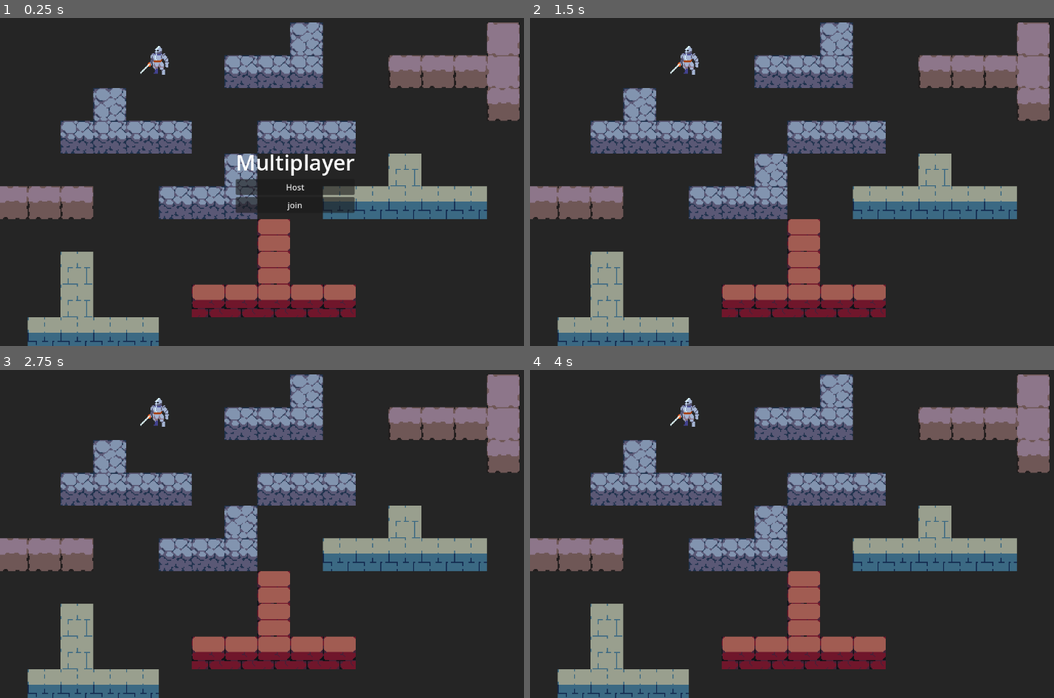
Above: before the commit, frames 1-4 (two rows, left to right).
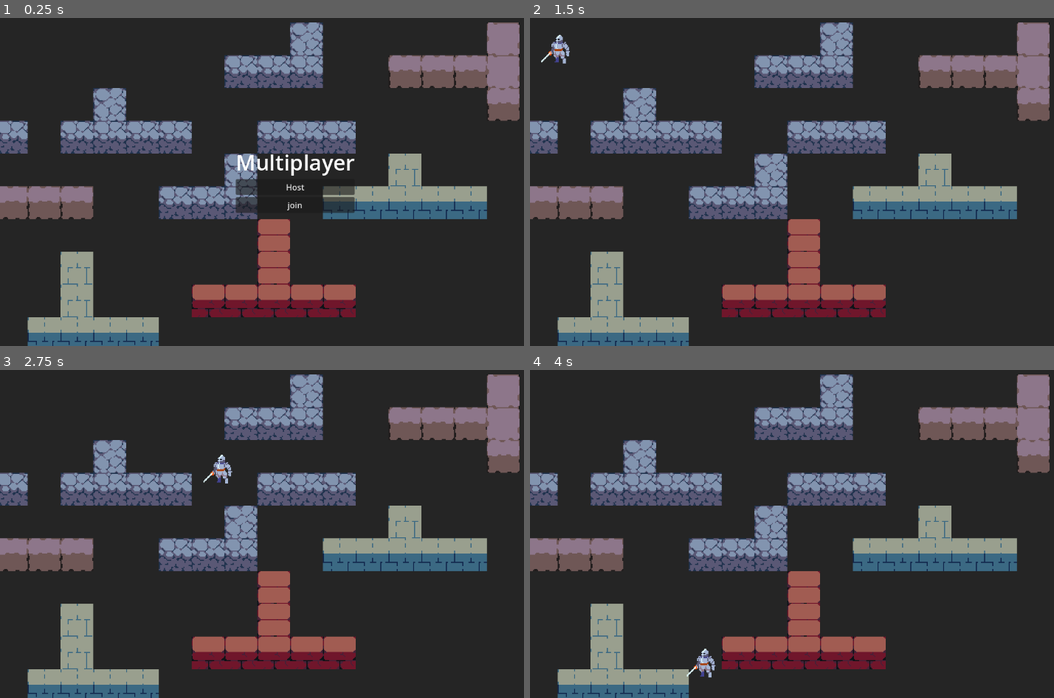
Above: after the commit, the same moments.

Repository: CosmoAdiX/Godot-Mulitplayer
Game: Godot game, scene res://scenes/world.tscn
Two runs of this game, one before a commit and one after it. Both use one fixed random seed, a clock stepped at 60 frames per second and the inputs below.
Inputs:
- Up to frame 1 (0.25 s): no input
- Up to frame 2 (1.5 s): click "Host" at 0.5 s; tap Enter (ui_accept) at 1.25 s; hold Right (ui_right) from 1.28 s (still down)
- Up to frame 3 (2.75 s): keep holding Right (ui_right); tap Enter (ui_accept) at 1.52, 2.27 s
- Up to frame 4 (4 s): release Right (ui_right) at 2.78 s; hold Left (ui_left) 2.78-3.53 s; hold Right (ui_right) from 3.53 s (still down); tap Enter (ui_accept) at 3.77 s

The runs differ from the first frame. In frame 1, 0.7% of the frame differs, in the area x 0-33%, y 8-42%; in frame 2, 0.9%, in the area x 0-33%, y 5-42%; in frame 3, 0.9%; in frame 4, 0.9%.

Commit message:
adding seperate controls for joining players

Diff:
--- a/scenes/player.gd
+++ b/scenes/player.gd
@@ -4,7 +4,7 @@
 const SPEED = 150.0
 const JUMP_VELOCITY = -350.0
 
-func _ready() -> void:
+func _enter_tree() -> void:
 	set_multiplayer_authority(int(str(name)))
 
 func move(a):
--- a/scenes/player.tscn
+++ b/scenes/player.tscn
@@ -4,7 +4,7 @@
 [ext_resource type="Script" uid="uid://db81k28ow5hhv" path="res://scenes/player.gd" id="1_g2els"]
 
 [sub_resource type="RectangleShape2D" id="RectangleShape2D_qhqgy"]
-size = Vector2(22, 28)
+size = Vector2(18, 27)
 
 [sub_resource type="SceneReplicationConfig" id="SceneReplicationConfig_g2els"]
 properties/0/path = NodePath(".:position")
@@ -20,7 +20,7 @@
 region_rect = Rect2(64, 32, 32, 32)
 
 [node name="CollisionShape2D" type="CollisionShape2D" parent="." unique_id=1081466956]
-position = Vector2(2, 1)
+position = Vector2(4, 0.5)
 shape = SubResource("RectangleShape2D_qhqgy")
 
 [node name="MultiplayerSynchronizer" type="MultiplayerSynchronizer" parent="." unique_id=746644042]
--- a/scenes/world.gd
+++ b/scenes/world.gd
@@ -6,11 +6,14 @@
 
 @onready var canvas1: CanvasLayer = $CanvasLayer
 
+var player = preload("res://scenes/player.tscn")
 
 func _on_host_pressed() -> void:
 	peer.create_server(port)
 	multiplayer.multiplayer_peer = peer
 	multiplayer.peer_connected.connect(peer_added)
+	peer_added(multiplayer.get_unique_id())
+	print(multiplayer.get_unique_id())
 	canvas1.hide()
 
 
@@ -21,3 +24,7 @@
 
 func peer_added(pid) -> void:
 	print('player ' + str(pid) + ' has joined!.')
+	var p1 = player.instantiate()
+	#p1.position = Vector2(20,-1)
+	p1.name = str(pid)
+	add_child(p1)
--- a/scenes/world.tscn
+++ b/scenes/world.tscn
@@ -1,7 +1,6 @@
 [gd_scene format=4 uid="uid://cyoehvoaqpqhs"]
 
 [ext_resource type="Script" uid="uid://368w8sfd6she" path="res://scenes/world.gd" id="1_4wyf3"]
-[ext_resource type="PackedScene" uid="uid://bxacxpyw5ve6j" path="res://scenes/player.tscn" id="1_nnsk1"]
 [ext_resource type="Texture2D" uid="uid://dmdwmeqpqx2dh" path="res://resources/tiles.png" id="1_rwgxs"]
 
 [sub_resource type="TileSetAtlasSource" id="TileSetAtlasSource_nnsk1"]
@@ -233,15 +232,12 @@
 script = ExtResource("1_4wyf3")
 
 [node name="TileMapLayer" type="TileMapLayer" parent="." unique_id=1191169481]
-tile_map_data = PackedByteArray("AAACAAMAAAABAAEAAAADAAMAAAA …(639 unchanged characters)… AAAAAAAAAPAAAAAAAAAAAAAAAPAAIAAAABAAAAAAA=")
+tile_map_data = PackedByteArray("AAACAAMAAAABAAEAAAADAAMAAAA …(639 unchanged characters)… AAAAAAAAAPAAAAAAAAAAAAAAAPAAIAAAABAAAAAAD//wMAAAABAAEAAAAAAAMAAAABAAEAAAA=")
 tile_set = SubResource("TileSet_rwgxs")
 
 [node name="Camera2D" type="Camera2D" parent="." unique_id=371623317]
 position = Vector2(293, 154)
 zoom = Vector2(2, 2)
-
-[node name="player" parent="." unique_id=205041572 instance=ExtResource("1_nnsk1")]
-position = Vector2(156, 36)
 
 [node name="MultiplayerSpawner" type="MultiplayerSpawner" parent="." unique_id=327729088]
 _spawnable_scenes = PackedStringArray("uid://bxacxpyw5ve6j")
